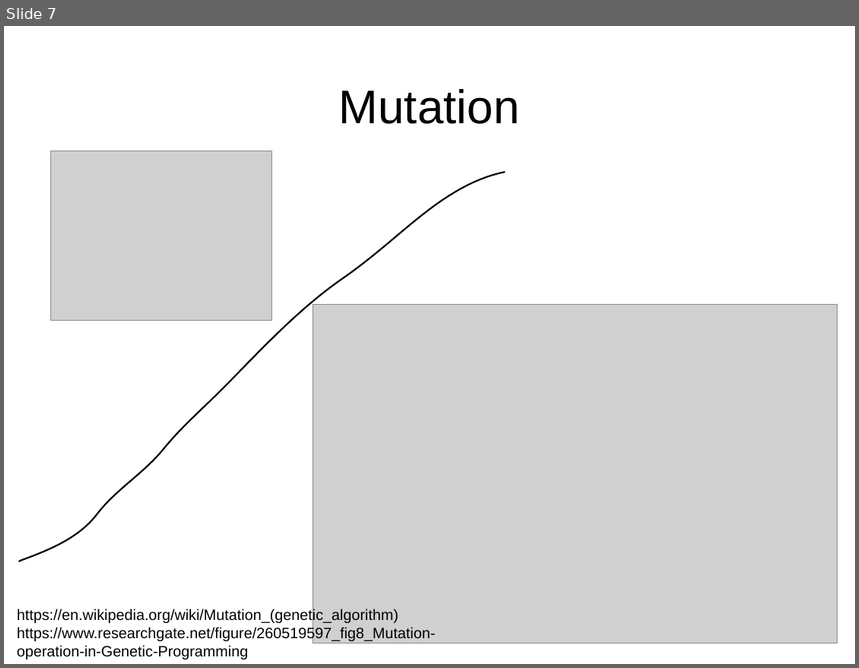
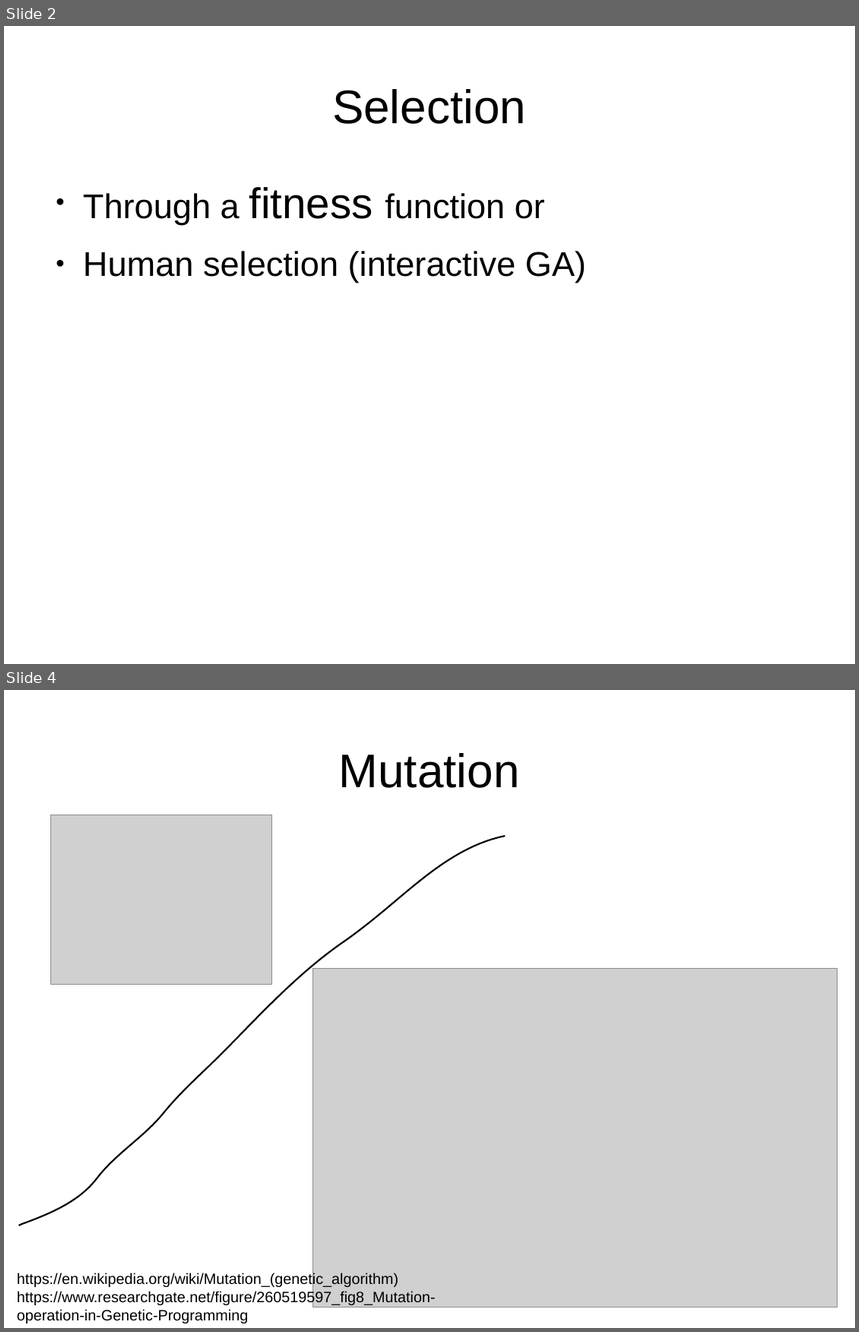
Before and after one commit to trevisanj/pinga, a slide deck: slides.odp. Shown one above the other, each under a label of ours: slide 7 before the commit, slides 2 and 4 after it; the slides between them are not shown. The pictures are 859x668 and 859x1332 pixels, drawn with LibreOffice and Linux fonts; fonts in the diff are those of the drawing; grey boxes stand for pictures. Boxes give left, top, right and bottom in pixels: in the first picture for what was removed or moved away, otherwise in the second. Text is boxed around its words. In the diff, an @@ line names an element or a change of style, - is before the commit and + after.

```diff
--- a/slides.odp
+++ b/slides.odp
@@ slide 2 added at <box>4,26,855,664</box>, background #FFFFFF @@
@@ title added at <box>332,89,526,124</box>, 44 pt, text #000000 @@
+Selection
@@ text added at <box>83,187,586,283</box>, 32 pt, text #000000 @@
+● Through a fitness function or
+● Human selection (interactive GA)
@@ what was slide 7 is now slide 4 @@
```
Also in this commit, not shown: 5 slides changed, 3 other slides added, 4 slides removed, 1 other file.
